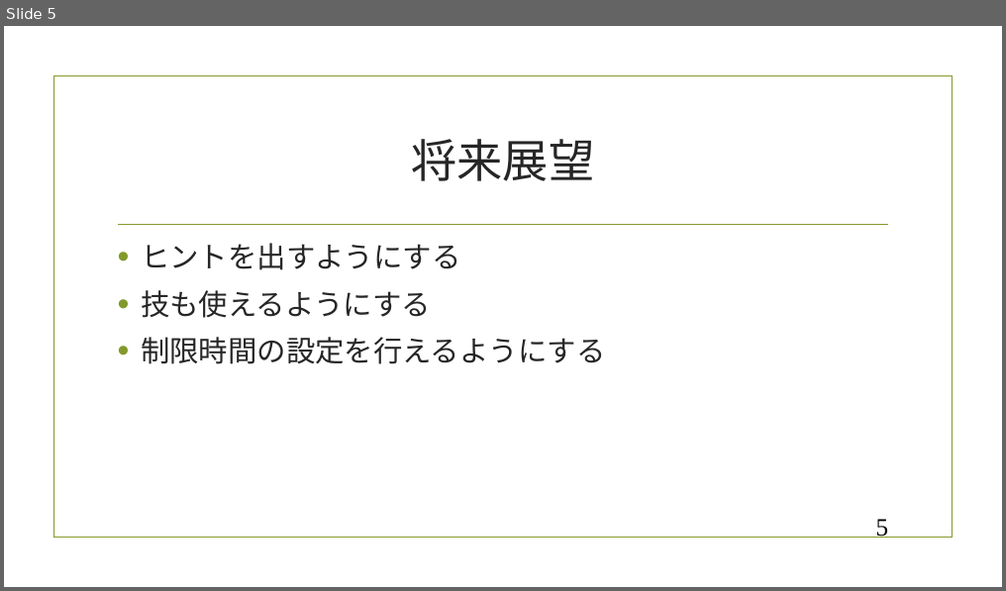
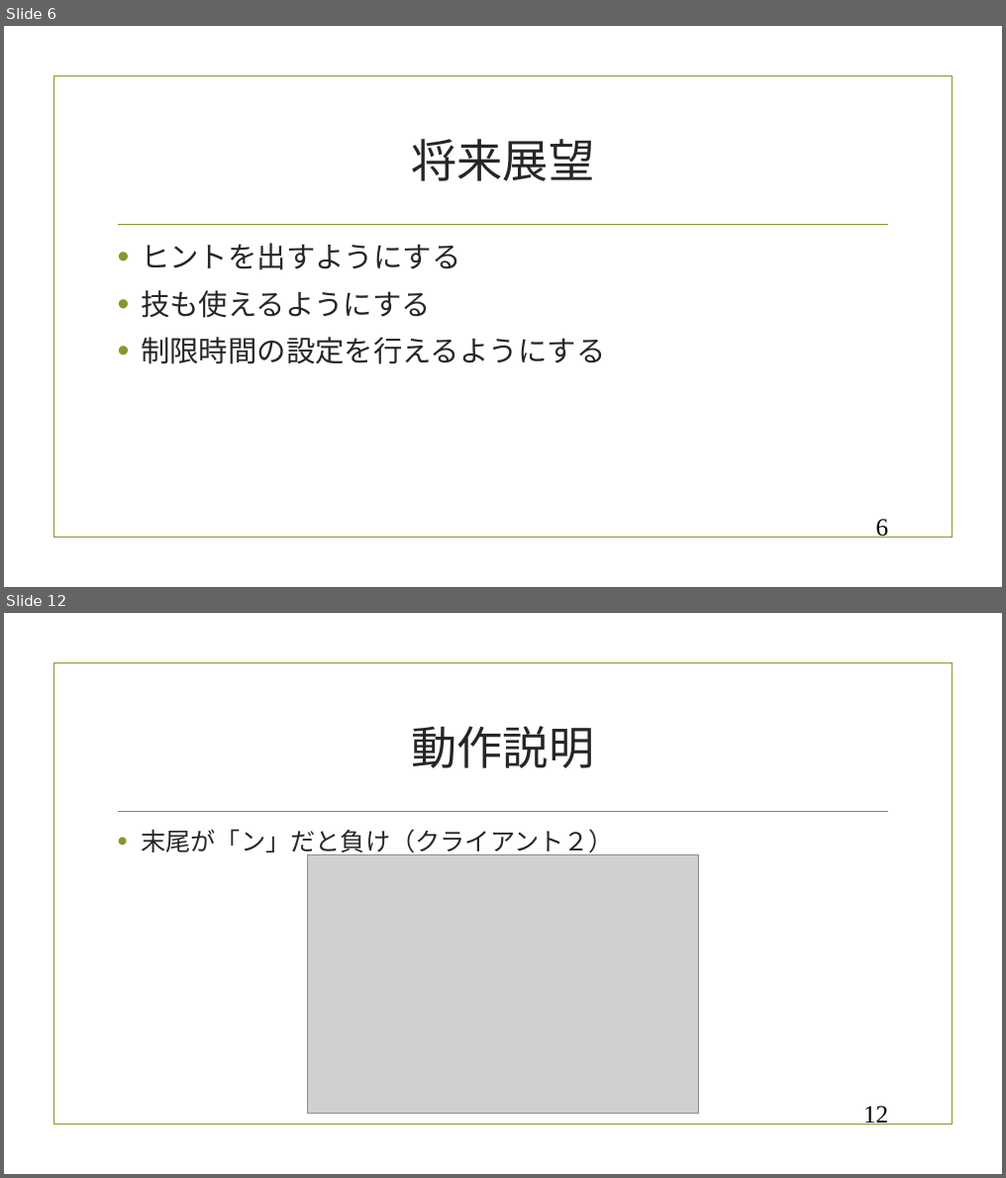
Before and after one commit to sho33/netprog2017-Final, a slide deck: netpro説明資料.pptx. Shown one above the other, each under a label of ours: slide 5 before the commit, slides 6 and 12 after it; the slides between them are not shown. The pictures are 1006x591 and 1006x1178 pixels, drawn with LibreOffice and Linux fonts; fonts in the diff are those of the drawing; grey boxes stand for pictures; background and template pictures are left out. Boxes give left, top, right and bottom in pixels: in the first picture for what was removed or moved away, otherwise in the second. Text is boxed around its words. In the diff, an @@ line names an element or a change of style, - is before the commit and + after.

Commit message:
パワーポイント完成 動作説明はスライド末尾に記載

```diff
--- a/netpro説明資料.pptx
+++ b/netpro説明資料.pptx
@@ slide 12 added at box(4, 613, 1002, 1174), background picture (left out); not listed: 2 template elements that a slide beside it also shows @@
@@ title added at box(411, 726, 594, 768), 44 pt, text #262626 @@
+動作説明
@@ text added at box(141, 829, 614, 858), 24 pt, text #262626 @@
+• 末尾が「ン」だと負け（クライアント２）
@@ picture added at box(308, 856, 699, 1113) @@
@@ page number added at box(863, 1106, 888, 1125), 24 pt, text #000000 @@
+12
@@ what was slide 5 is now slide 6 @@
@@ page number at box(876, 519, 889, 538): text changed @@
-5
+6
```
Also in this commit, not shown: 7 other slides added.
